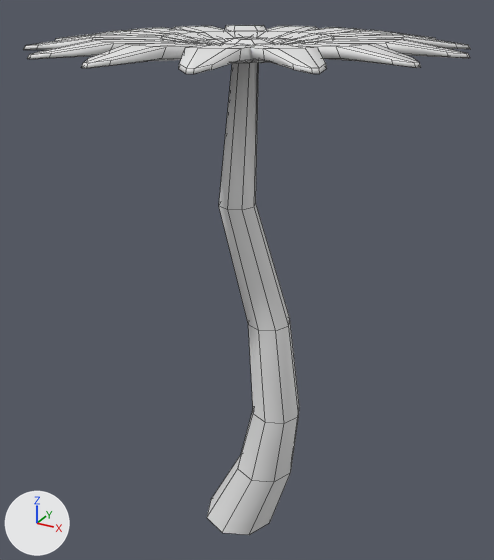
The FBX model Assets/Art/Models/Scenario/Platforms/MargaridaPequenas.fbx as it was, and as the next commit left it.
One viewpoint serves both versions: a 50 mm camera at (0.664, -1.18, 1.233) aimed at (0.003, 0.022, 0.631). Every picture has the same lights, and +X, +Y and +Z are marked at lower left. The picture after the commit comes second. Mesh edges are drawn as thin lines.

In view in the first picture: 'PetalasP'.
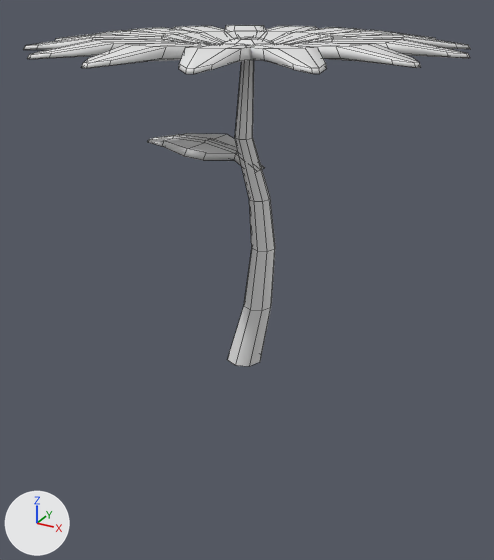
The newer file is also rescaled (x2.142), turned or shifted as a whole; pictures and numbers use the older file's frame.

Where the change shows, as pixel boxes [x1, y1, x2, y2] in the pictures (494 x 560 px; the box of a moved part takes in the faces that stretch with it):
'PetalasP', reshaped (33% shorter)
    before: [23, 25, 471, 535]
    after: [23, 25, 471, 366]
part 1 of me_cube_007, added
    after: [228, 60, 275, 366]
part 2 of me_cube_007, added
    after: [147, 133, 265, 172]
part 3 of me_cube_007, moved or reshaped
    before: [113, 25, 381, 535]
    after: [113, 25, 381, 61]

The change in detail:
me_cube_007 is used by ob_petalasp; location (0.0, 0.0, 0.0).
me_cube_007 had 591 vertices, 563 faces and spanned x -0.382..0.423, y -0.404..0.405, z -0.001..1.139.
me_cube_007 now has 639 vertices, 608 faces and spans x -0.382..0.423, y -0.404..0.405, z 0.45..1.139.
me_cube_007 part 1: a new loose piece of 56 vertices spanning x -0.031..0.08, y -0.04..0.04, z 0.45..1.107, in mat_flores (its picture is missing).
me_cube_007 part 2: a new loose piece of 48 vertices spanning x -0.226..0.051, y -0.078..0.077, z 0.876..0.936, in mat_flores (its picture is missing).
Part 3, on me_cube_007:
56 vertices are removed from x -0.092..0.147, y -0.086..0.086, z -0.001..1.102.
48 faces are deleted.
7 vertices in x 0.152..0.177, y -0.045..0.086, z 1.132..1.135 move by (-0.001, 0.0, 0.0).
6 vertices in x 0.046..0.172, y 0.046..0.159, z 1.132..1.135 move by (-0.001, -0.001, 0.0).
5 vertices in x -0.042..0.046, y -0.162..-0.149, z 1.132..1.135 move by (0.0, 0.001, 0.0).
5 vertices in x -0.126..-0.022, y 0.074..0.157, z 1.132..1.135 move by (0.001, -0.001, 0.0).
5 vertices in x -0.045..0.043, y 0.15..0.162, z 1.132..1.135 move by (0.0, -0.001, 0.0).
4 vertices in x -0.136..-0.045, y -0.15..-0.055, z 1.132 move by (0.001, 0.001, 0.0).
164 vertices move from x -0.145..0.155, y -0.158..0.123, z 1.094..1.135 to x -0.144..0.153, y -0.156..0.084, z 1.102..1.135.
